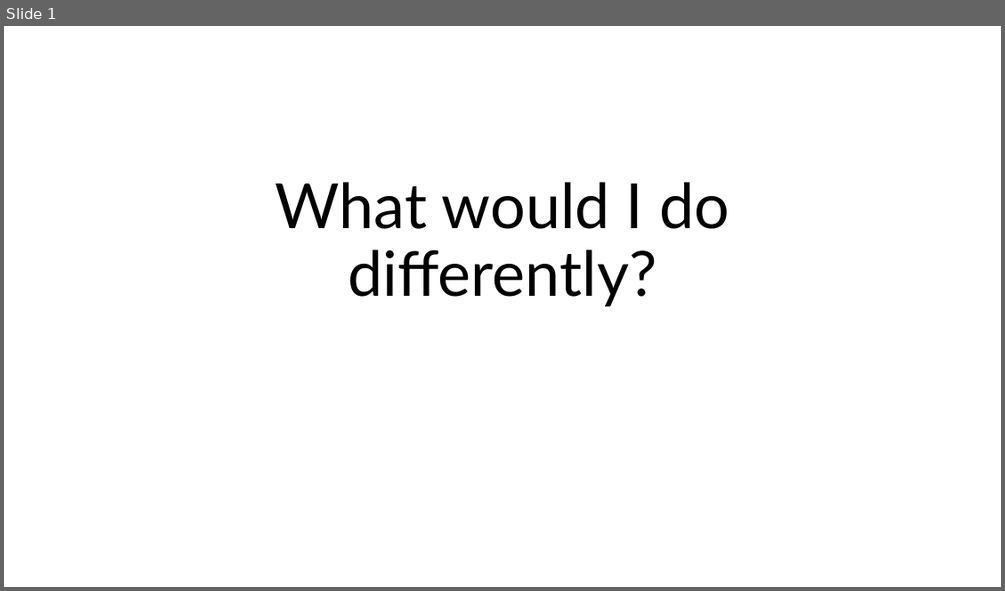
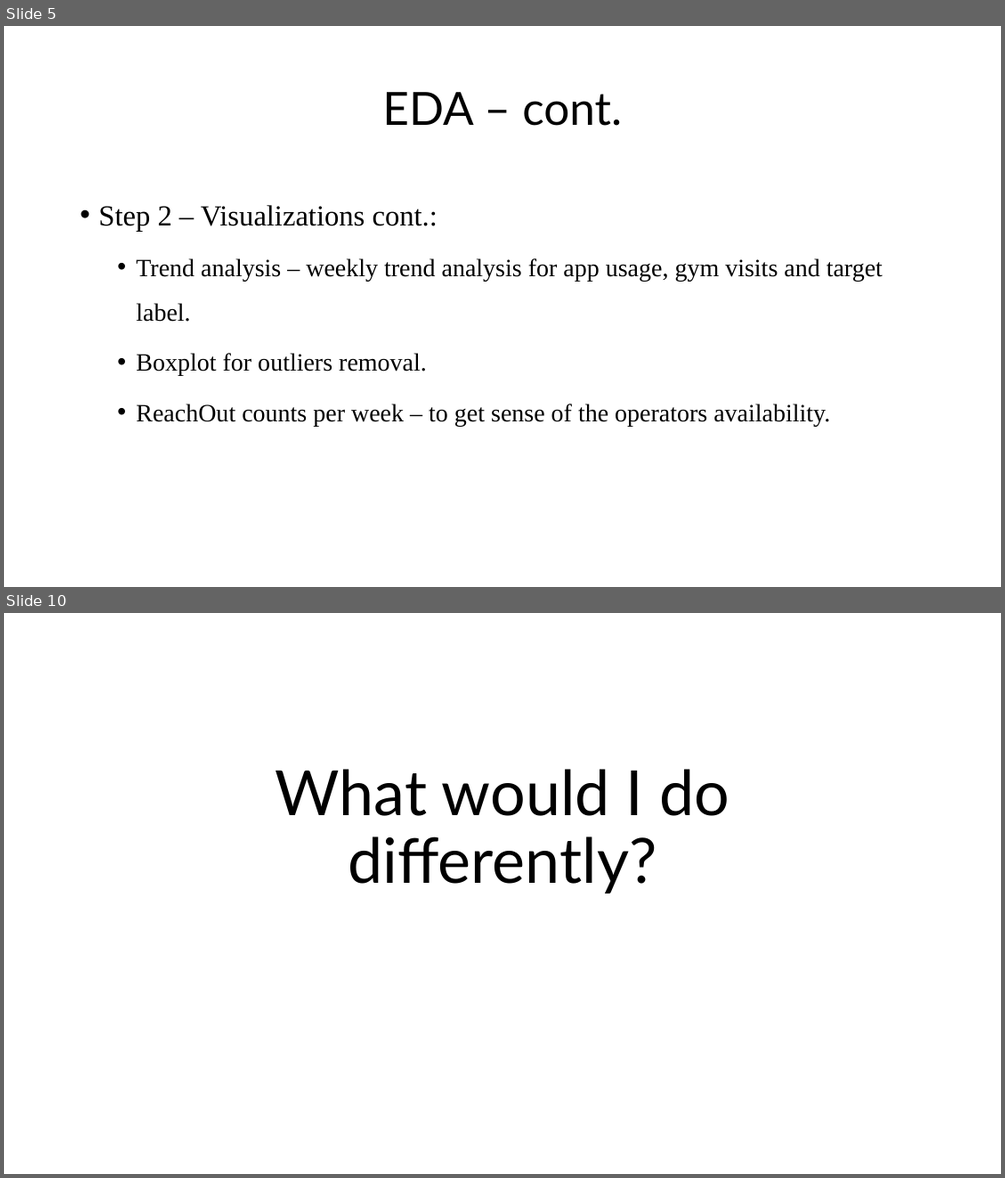
Before and after one commit to yotamdery/Predicting_Churn, a slide deck: Vi - Presentation.pptx. Shown one above the other, each under a label of ours: slide 1 before the commit, slides 5 and 10 after it; the slides between them are not shown. The pictures are 1005x591 and 1005x1178 pixels, drawn with LibreOffice and Linux fonts; fonts in the diff are those of the drawing. Boxes give left, top, right and bottom in pixels: in the first picture for what was removed or moved away, otherwise in the second. Text is boxed around its words. In the diff, an @@ line names an element or a change of style, - is before the commit and + after.

```diff
--- a/Vi - Presentation.pptx
+++ b/Vi - Presentation.pptx
@@ slide 5 added at (x1=4, y1=26, x2=1001, y2=587), background #FFFFFF @@
@@ title added at (x1=382, y1=92, x2=622, y2=126), 44 pt, text #000000 @@
+EDA – cont.
@@ text added at (x1=98, y1=205, x2=882, y2=426), 24 pt, text #000000 @@
+• Step 2 – Visualizations cont.:
+  • Trend analysis – weekly trend analysis for app usage, gym visits and target label.
+  • Boxplot for outliers removal.
+  • ReachOut counts per week – to get sense of the operators availability.
@@ what was slide 1 is now slide 10 @@
```
Also in this commit, not shown: 4 slides changed, 9 other slides added.
